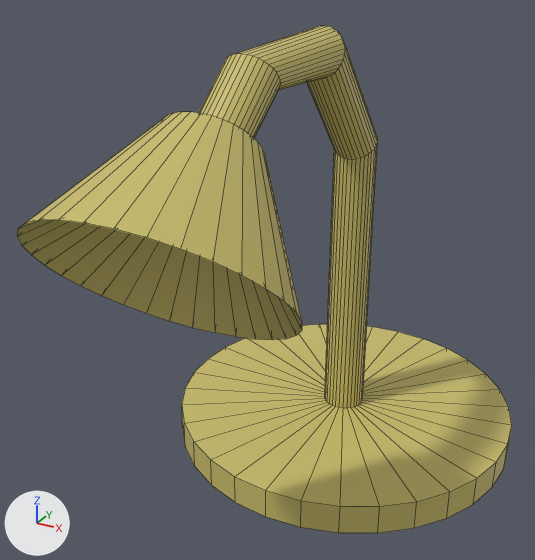
Renders of the FBX model Assets/Prefab/NEW Lamp.fbx from each side of a commit.
The view is the same before and after, from a camera (50 mm lens) standing at (1.48, -3.67, 2.69) and looking at (-0.17, -0.67, 1.19). Every picture has the same lights, and +X, +Y and +Z are marked at lower left. Mesh edges are drawn as thin lines.

Names of what the first picture shows: 'Lamp'.
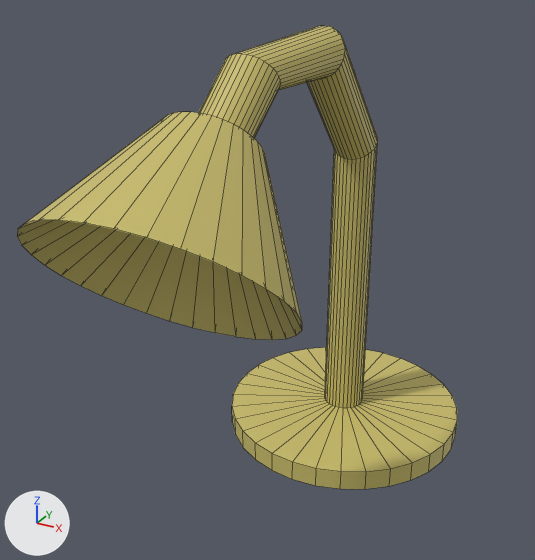
Edits to the bpy script that builds the scene:
```text
Change me_lamp:
    used by ob_lamp; location = (0.0, -1.507, 1.909); rotation_euler = (1.571, 0.0, 0.0), in degrees (90, 0, 0); scale = (-0.0011, -0.0011, -0.0011)
    remove me_lamp.from_pydata(...)  # 802 vertices, 771 faces; spans x -905.0..905.0, y -438.0..1728.0, z -577.0..2269.0
    add me_lamp.from_pydata(...)  # 802 vertices, 771 faces; spans x -627.0..627.0, y -438.0..1705.0, z -577.0..1991.0
    me_lamp part 1: 64 of the vertices in x -905.0..905.0, y 1574.0..1728.0, z 459.0..2269.0 are scaled about their middle by 0.693
```

Changed parts and their boxes (x1, y1, x2, y2) in the pictures (535 x 560 px; the box of a moved part takes in the faces that stretch with it):
'Lamp', reshaped (11% narrower, 9% shorter): before (17, 26, 512, 533); after (17, 26, 457, 489)
part 1 of me_lamp, moved or reshaped: before (182, 324, 512, 533); after (232, 347, 457, 489)
